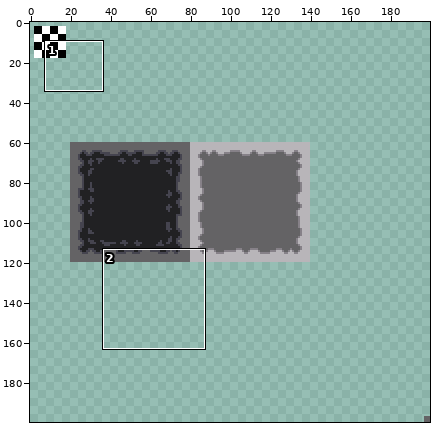
File history of a sprite sheet, Slime_Invasion/tilesets/tl_dungeonTileset/output_tileset.png. The picture above shows the old version from afar; the outline marks the close-up.
Close-up. As it was:
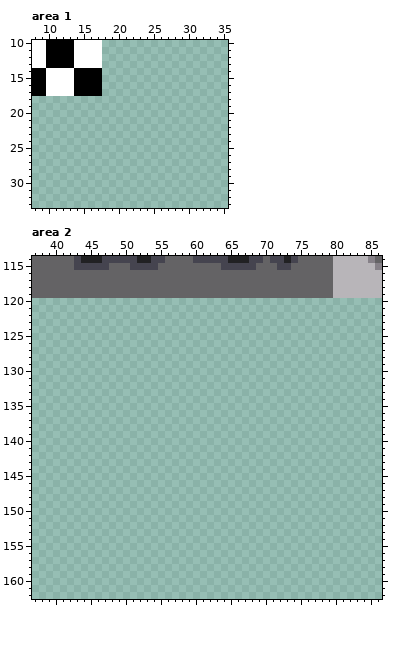
The file is 200x200 pixels. Shown: area 1: x 8..35, y 10..33; area 2: x 37..86, y 114..162.
New version:
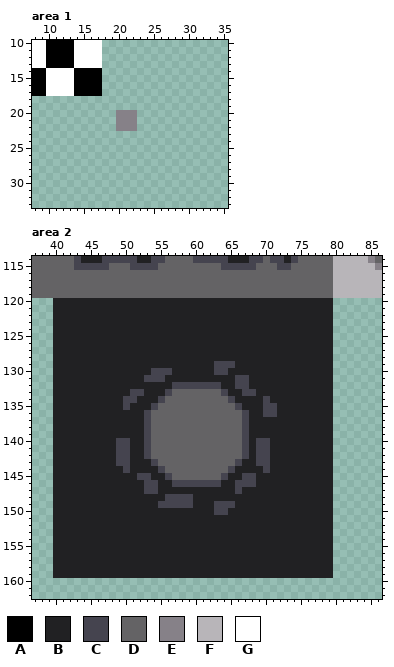
Palette (. is transparent): A #000000  B #212123  C #45444f  D #646365  E #868188  F #b8b5b9  G #ffffff
From old to new:
Area 1:
There is now colour E in rows 20 to 22 at x 20 to 22.
Area 2:
There is now colour B in rows 120 to 128 at x 40 to 79; in row 129 at x 40 to 62 and 66 to 79; in row 130 at x 40 to 53, 57 to 62 and 65 to 79; in row 131 at x 40 to 52, 56 to 65 and 68 to 79; in row 132 at x 40 to 56, 64 to 65 and 68 to 79; in row 133 at x 40 to 50, 53 to 55, 65 to 66 and 69 to 79.
There is now colour B in row 134 at x 40 to 49, 52 to 54, 66 to 69 and 71 to 79; in row 135 at x 40 to 49, 51 to 53, 67 to 69 and 72 to 79; in row 136 at x 40 to 52, 68 to 69 and 72 to 79; in rows 137 to 139 at x 40 to 52 and 68 to 79; in rows 140 to 142 at x 40 to 48, 51 to 52, 68 and 71 to 79; in row 143 at x 40 to 48, 51 to 53, 67 to 68 and 71 to 79.
There is now colour B in row 144 at x 40 to 49, 51 to 54, 66 to 69 and 71 to 79; in row 145 at x 40 to 51, 54 to 55, 65 to 66 and 69 to 79; in row 146 at x 40 to 52, 55 to 56, 64 to 65 and 69 to 79; in row 147 at x 40 to 52, 55 to 65 and 67 to 79; in row 148 at x 40 to 55 and 60 to 79; in row 149 at x 40 to 54, 60 to 62 and 66 to 79.
There is now colour B in row 150 at x 40 to 62 and 65 to 79; in rows 151 to 159 at x 40 to 79.
There is now colour C in row 129 at x 63 to 65; in row 130 at x 54 to 56 and 63 to 64; in row 131 at x 53 to 55 and 66 to 67; in row 132 at x 57 to 63 and 66 to 67; in row 133 at x 51 to 52, 56, 64 and 67 to 68; in row 134 at x 50 to 51, 55, 65 and 70.
There is now colour C in row 135 at x 50, 54, 66 and 70 to 71; in row 136 at x 53, 67 and 70 to 71; in rows 137 to 139 at x 53 and 67; in rows 140 to 142 at x 49 to 50, 53, 67 and 69 to 70; in row 143 at x 49 to 50, 54, 66 and 69 to 70; in row 144 at x 50, 55, 65 and 70.
There is now colour C in row 145 at x 52 to 53, 56, 64 and 67 to 68; in row 146 at x 53 to 54, 57 to 63 and 66 to 68; in row 147 at x 53 to 54 and 66; in row 148 at x 56 to 59; in row 149 at x 55 to 59 and 63 to 65; in row 150 at x 63 to 64.
There is now colour D in row 133 at x 57 to 63; in row 134 at x 56 to 64; in row 135 at x 55 to 65; in rows 136 to 142 at x 54 to 66; in row 143 at x 55 to 65; in row 144 at x 56 to 64.
There is now colour D in row 145 at x 57 to 63.
Pixel boxes of the changes (left, top, right, bottom) in both close-ups:
added: (116, 110, 137, 131)
added: (53, 298, 333, 578)
